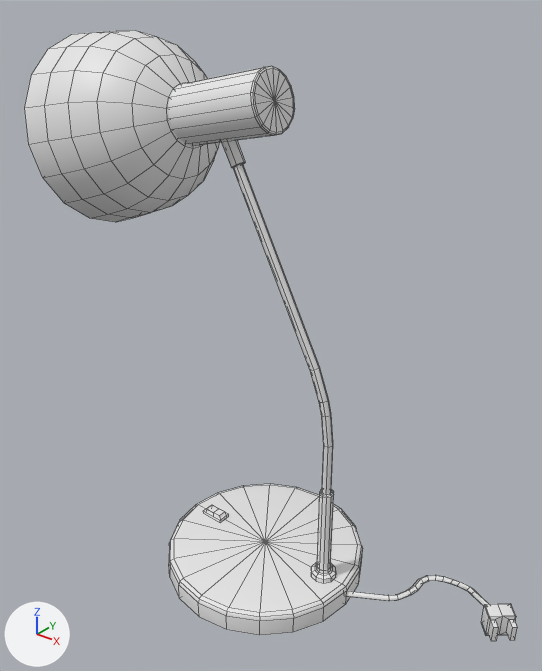
An edit to the FBX model Assets/ART/Meshes/OFFICE/SM_Desk_Lamp.fbx, drawn before and after from the same camera.
The view is the same before and after, from a 50 mm camera at (0.43, -0.527, 0.621) aimed at (0.011, -0.004, 0.296). Lighting does not change. The marker at lower left points along +X, +Y and +Z. The picture after the commit comes second. Mesh edges are drawn as thin lines. Where no turn or scale is listed for an object, it has been applied to the vertices.

Names of what the first picture shows: 'SM_Desk_Lamp'.
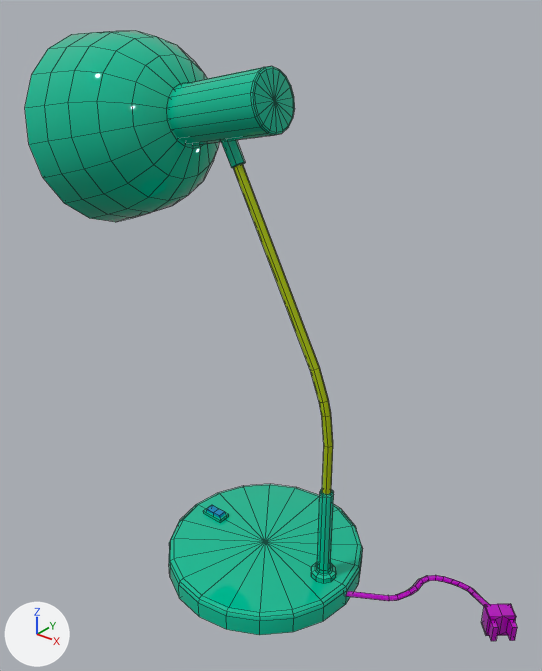
Diff of the bpy script that builds the scene:
```diff
--- a/Assets/ART/Meshes/OFFICE/SM_Desk_Lamp.fbx.py
+++ b/Assets/ART/Meshes/OFFICE/SM_Desk_Lamp.fbx.py
@@ mat_m_metal_01 @@
+mat_m_metal_01 = principled_material('M_Metal_01')
+mat_m_metal_01.base_color = (0.374, 0.5, 0.0)  # yellow #a5bc00
+mat_m_metal_01.roughness = 0.0
@@ mat_m_lightbulb @@
+mat_m_lightbulb = principled_material('M_Lightbulb')
+mat_m_lightbulb.base_color = (1.0, 0.632, 0.0)  # yellow #ffd000
+mat_m_lightbulb.roughness = 0.0
@@ mat_m_metal_painted_01 @@
+mat_m_metal_painted_01 = principled_material('M_Metal_Painted_01')
+mat_m_metal_painted_01.base_color = (0.0, 0.5, 0.294)  # cyan #00bc94
+mat_m_metal_painted_01.roughness = 0.0
@@ mat_m_metal_painted_02 @@
+mat_m_metal_painted_02 = principled_material('M_Metal_Painted_02')
+mat_m_metal_painted_02.base_color = (0.0, 0.237, 0.5)  # cyan #0086bc
+mat_m_metal_painted_02.roughness = 0.0
@@ mat_m_plastic_03 @@
+mat_m_plastic_03 = principled_material('M_Plastic_03')
+mat_m_plastic_03.base_color = (0.46, 0.0, 0.5)  # pink #b500bc
+mat_m_plastic_03.roughness = 0.0
@@ me_mesh @@
 me_mesh.from_pydata(...)  # 696 vertices, 735 faces; spans x -0.235..0.287, y -0.113..0.113, z 0.0..0.568
 # used by ob_sm_desk_lamp; location = (0.0, 0.0, 0.0)
+# me_mesh part 1: all 30 faces centred in x 0.013..0.086, y -0.005..0.005, z 0.165..0.368 switch from no material to mat_m_metal_01 (yellow #a5bc00)
+# me_mesh part 2: 348 of the faces centred in x -0.235..0.018, y -0.093..0.093, z 0.377..0.567 switch from no material to mat_m_metal_painted_01 (cyan #00bc94)
+# me_mesh part 3: 195 of the faces centred in x -0.11..0.11, y -0.11..0.11, z 0.0..0.137 switch from no material to mat_m_metal_painted_01 (cyan #00bc94)
+# me_mesh part 4: 8 of the faces centred in x -0.089..-0.066, y -0.005..0.005, z 0.029..0.032 switch from no material to mat_m_metal_painted_02 (cyan #0086bc)
+# me_mesh part 5: all 106 faces centred in x 0.127..0.285, y 0.013..0.097, z 0.002..0.064 switch from no material to mat_m_plastic_03 (pink #b500bc)
+me_mesh.materials.append(mat_m_lightbulb)  # yellow #ffd000
```

Pixel boxes (x1, y1, x2, y2) of what changed, in the pictures (542 x 671 px):
part 1 of me_mesh, recoloured: (233, 164, 333, 495) in both
part 2 of me_mesh, recoloured (white to cyan): (25, 30, 295, 222) in both
part 3 of me_mesh, recoloured (white to cyan): (169, 484, 363, 635) in both
part 4 of me_mesh, recoloured: (206, 505, 225, 518) in both
part 5 of me_mesh, recoloured (white to pink): (346, 575, 517, 641) in both
